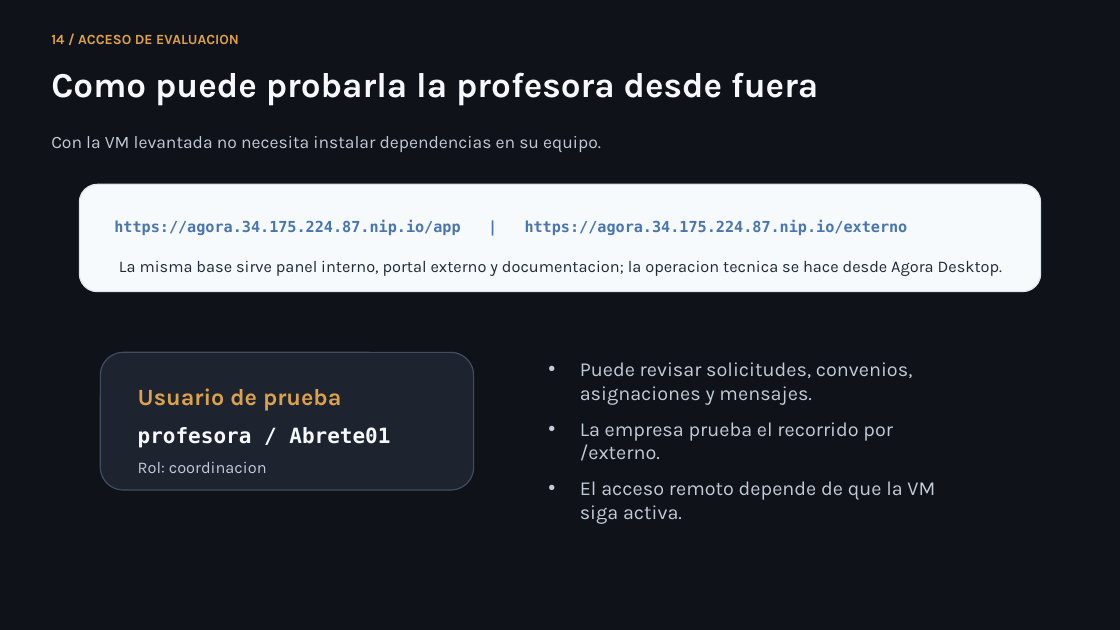
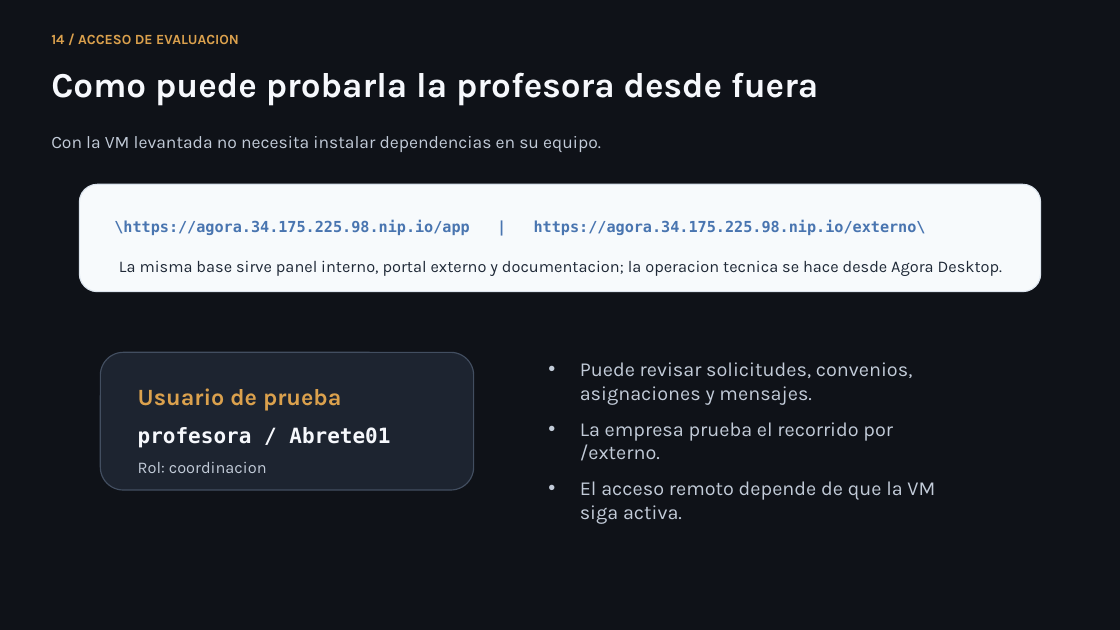
Before and after one commit to lmendez861/TFG-Agora, a slide deck: slide 15 of docs/presentacion-defensa-final.pptx. Drawn at 1120x630 pixels with LibreOffice and Linux fonts; fonts in the diff are those of the drawing. Boxes give left, top, right and bottom in pixels: in the first picture for what was removed or moved away, otherwise in the second. Text is boxed around its words. In the diff, an @@ line names an element or a change of style, - is before the commit and + after.

```diff
--- a/docs/presentacion-defensa-final.pptx
+++ b/docs/presentacion-defensa-final.pptx
@@ text at [114,219,926,235]: text changed @@
-https://agora.34.175.224.87.nip.io/app | https://agora.34.175.224.87.nip.io/externo
+\https://agora.34.175.225.98.nip.io/app | https://agora.34.175.225.98.nip.io/externo\
```
Also in this commit, not shown: 6 other slides changed, 13 other files.
